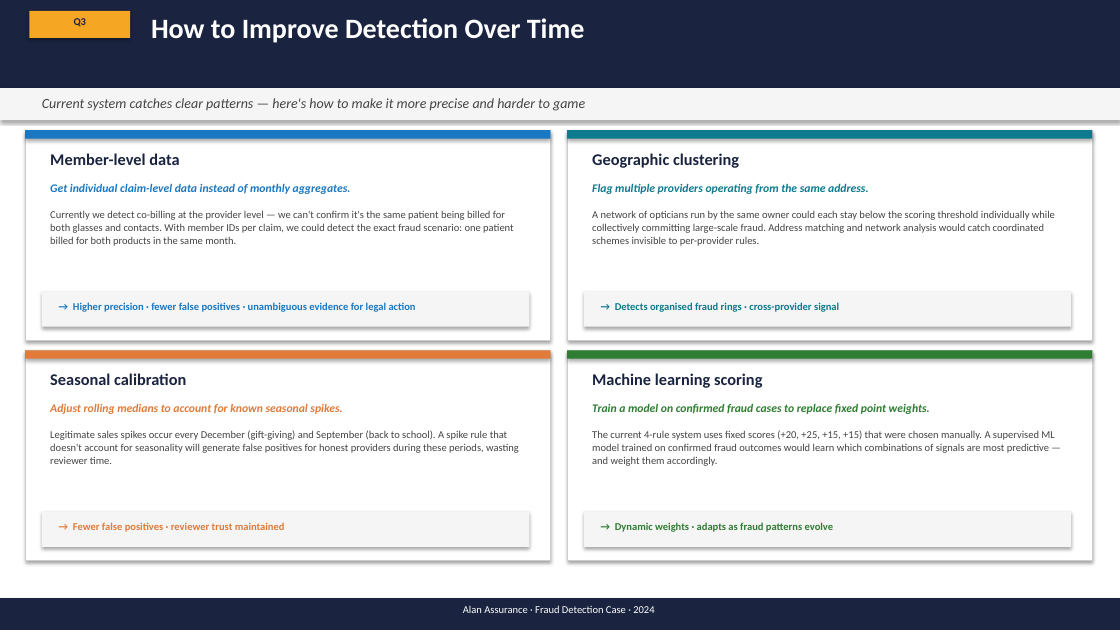
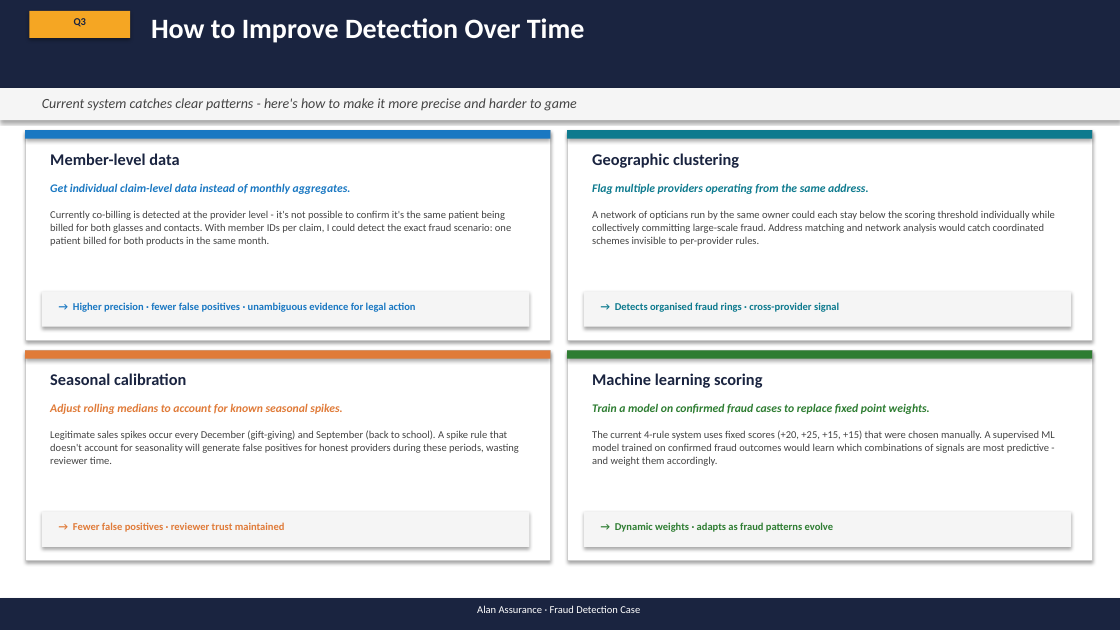
Before and after one commit to MaxwellM34/InsuranceFraudDetection, a slide deck: slide 15 of fraud_ops_presentation_updated.pptx. Drawn at 1120x630 pixels with LibreOffice and Linux fonts; fonts in the diff are those of the drawing. Boxes give left, top, right and bottom in pixels: in the first picture for what was removed or moved away, otherwise in the second. Text is boxed around its words. In the diff, an @@ line names an element or a change of style, - is before the commit and + after.

```diff
--- a/fraud_ops_presentation_updated.pptx
+++ b/fraud_ops_presentation_updated.pptx
@@ text at (42,98,577,111): text changed @@
-Current system catches clear patterns — here's how to make it more precise and harder to game
+Current system catches clear patterns - here's how to make it more precise and harder to game
@@ text at (50,210,511,246): text changed @@
-Currently we detect co-billing at the provider level — we can't confirm it's the same patient being billed for both glasses and contacts. With member IDs per claim, we could detect the exact fraud scenario: one patient billed for both products in the same month.
+Currently co-billing is detected at the provider level - it's not possible to confirm it's the same patient being billed for both glasses and contacts. With member IDs per claim, I could detect the exact fraud scenario: one patient billed for both products in the same month.
@@ text at (592,430,1054,466): text changed @@
-The current 4-rule system uses fixed scores (+20, +25, +15, +15) that were chosen manually. A supervised ML model trained on confirmed fraud outcomes would learn which combinations of signals are most predictive — and weight them accordingly.
+The current 4-rule system uses fixed scores (+20, +25, +15, +15) that were chosen manually. A supervised ML model trained on confirmed fraud outcomes would learn which combinations of signals are most predictive - and weight them accordingly.
@@ text at (477,605,640,613): text changed @@
-Alan Assurance · Fraud Detection Case · 2024
+Alan Assurance · Fraud Detection Case
```
Also in this commit, not shown: 13 other slides changed, 1 slide added, 1 slide removed, 1 other file.
